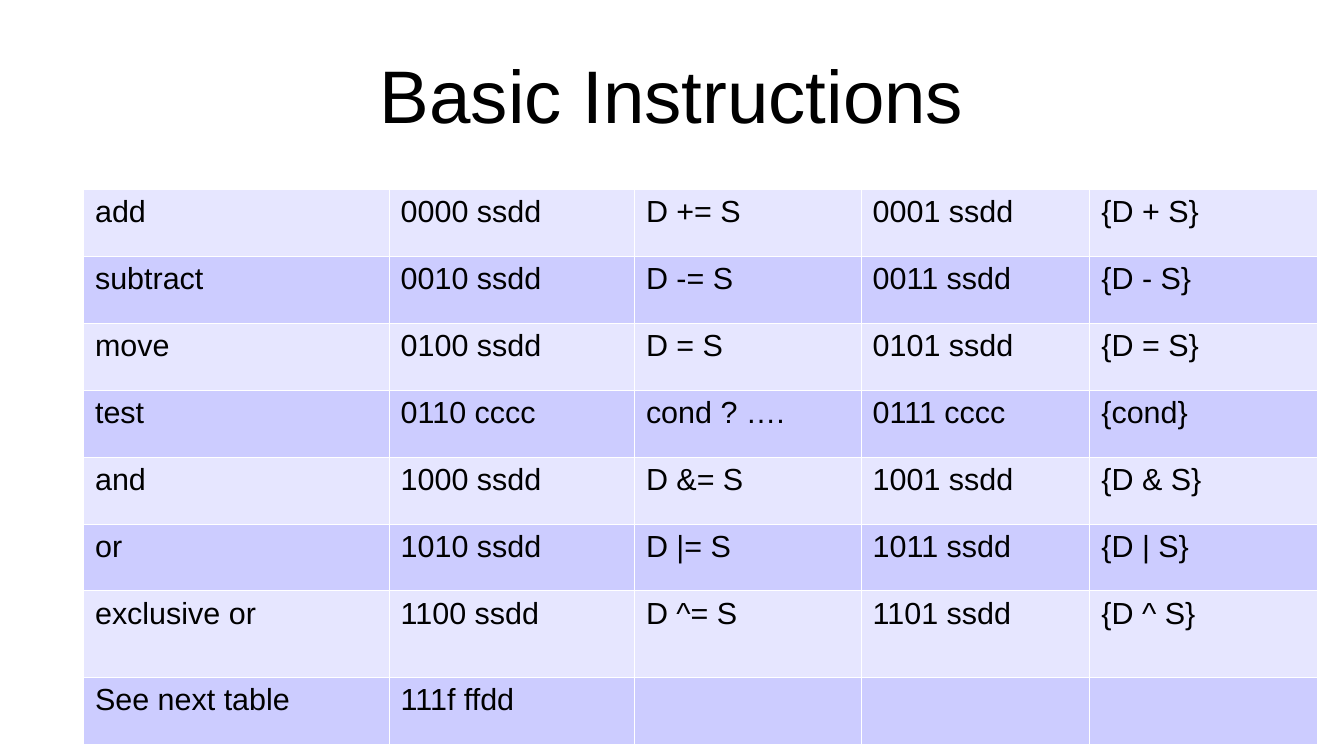
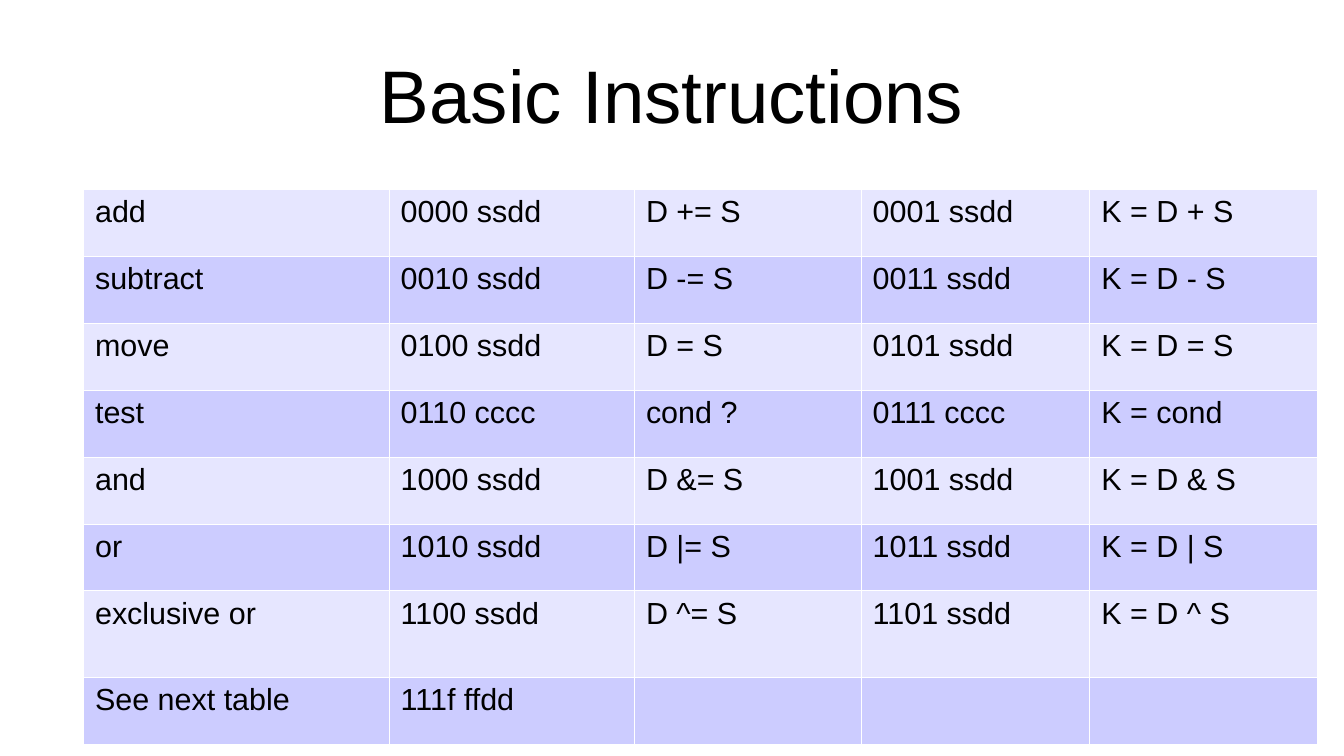
Before and after one commit to jeceljr/baby8, a slide deck: slide 8 of doc/baby8.odp. Drawn at 1344x756 pixels with LibreOffice and Linux fonts; fonts in the diff are those of the drawing. Boxes give left, top, right and bottom in pixels: in the first picture for what was removed or moved away, otherwise in the second. Text is boxed around its words. In the diff, an @@ line names an element or a change of style, - is before the commit and + after.

Commit message:
changed syntax for cascades and tests so there can be only one instruction per line. removed sieve_alt_syntax and changed the original

```diff
--- a/doc/baby8.odp
+++ b/doc/baby8.odp
@@ table at bbox=[83, 189, 1317, 744] @@
-row 1, column 5: {D + S}
+row 1, column 5: K = D + S
-row 2, column 5: {D - S}
+row 2, column 5: K = D - S
-row 3, column 5: {D = S}
+row 3, column 5: K = D = S
-row 4, column 3: cond ? ….
+row 4, column 3: cond ?
-row 4, column 5: {cond}
+row 4, column 5: K = cond
-row 5, column 5: {D & S}
+row 5, column 5: K = D & S
-row 6, column 5: {D | S}
+row 6, column 5: K = D | S
-row 7, column 5: {D ^ S}
+row 7, column 5: K = D ^ S
```
Also in this commit, not shown: 3 other slides changed, 1 slide added, 3 other files.
